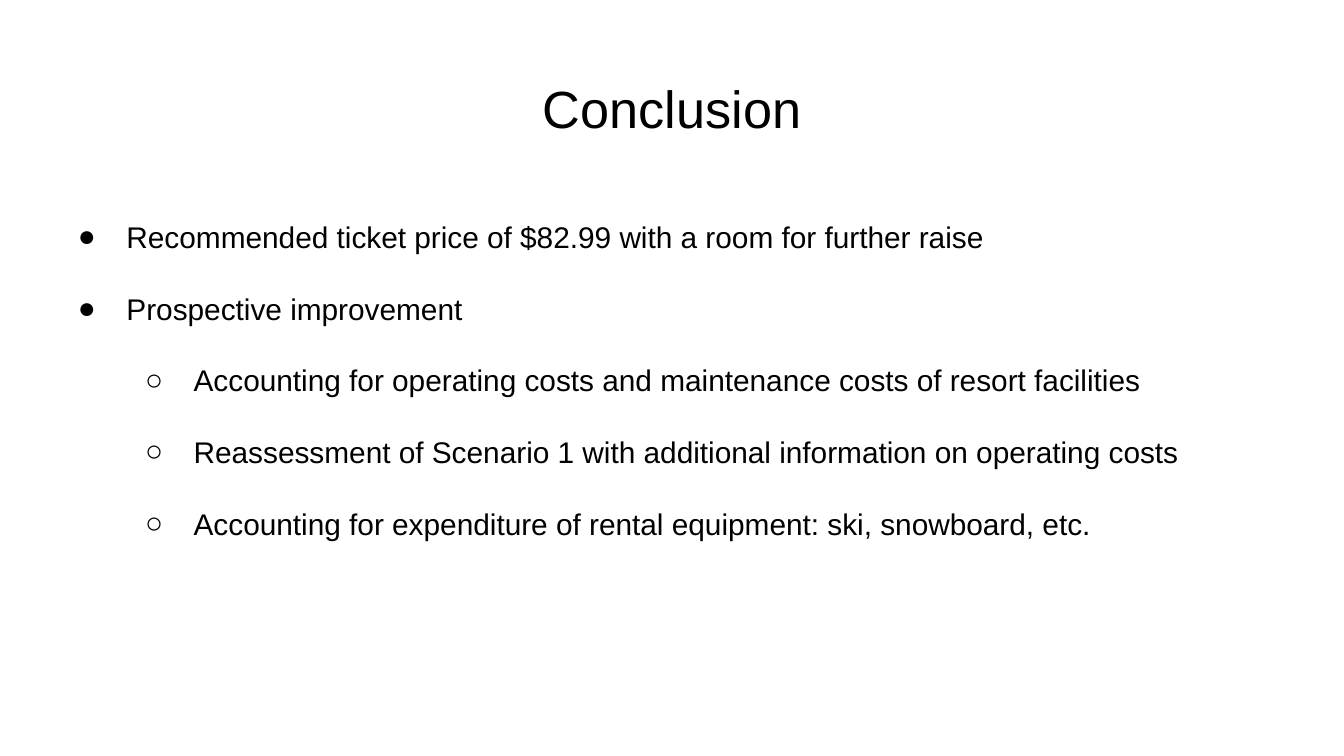
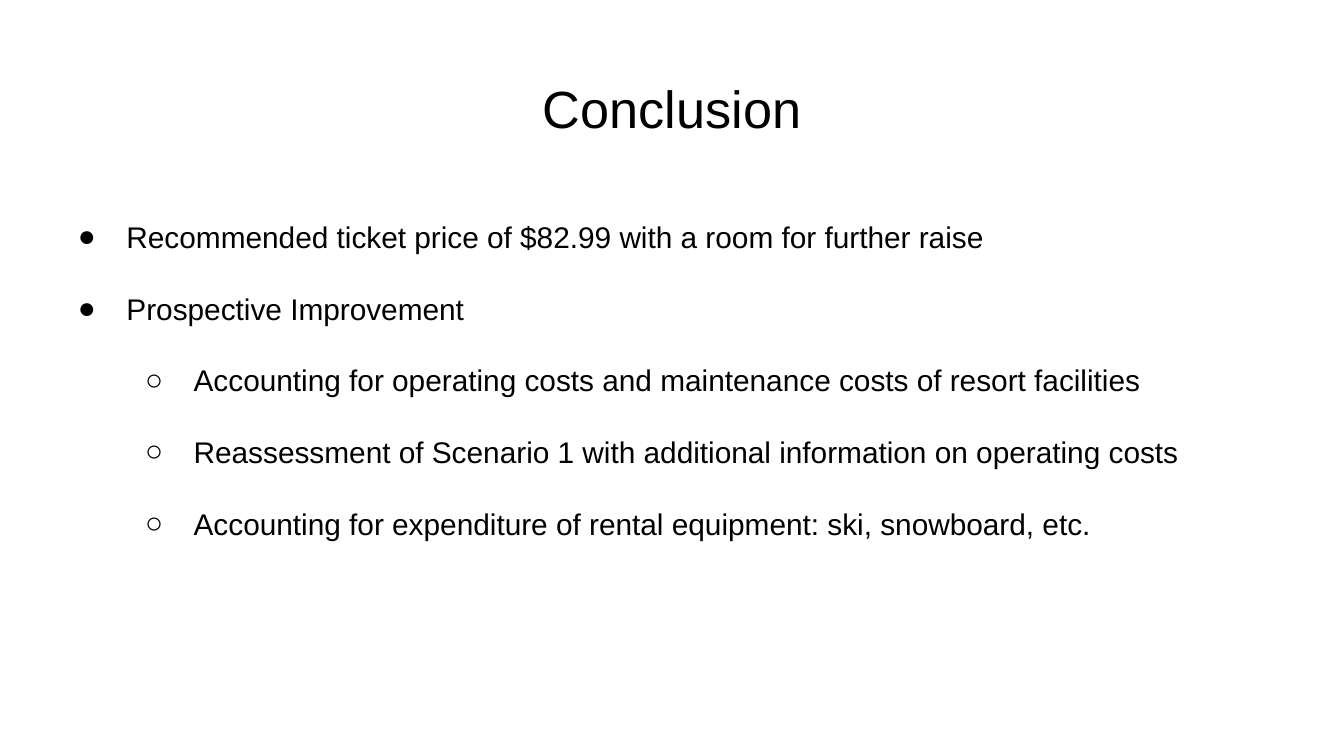
Before and after one commit to LuminussWind/DataScienceGuidedCapstone, a slide deck: slide 8 of Guided Capstone Slide Deck.pptx. Drawn at 1344x756 pixels with LibreOffice and Linux fonts; fonts in the diff are those of the drawing. Boxes give left, top, right and bottom in pixels: in the first picture for what was removed or moved away, otherwise in the second. Text is boxed around its words. In the diff, an @@ line names an element or a change of style, - is before the commit and + after.

```diff
--- a/Guided Capstone Slide Deck.pptx
+++ b/Guided Capstone Slide Deck.pptx
@@ text at [126, 298, 464, 325]: text changed @@
-● Prospective improvement
+● Prospective Improvement
```
Also in this commit, not shown: 2 other slides changed.
